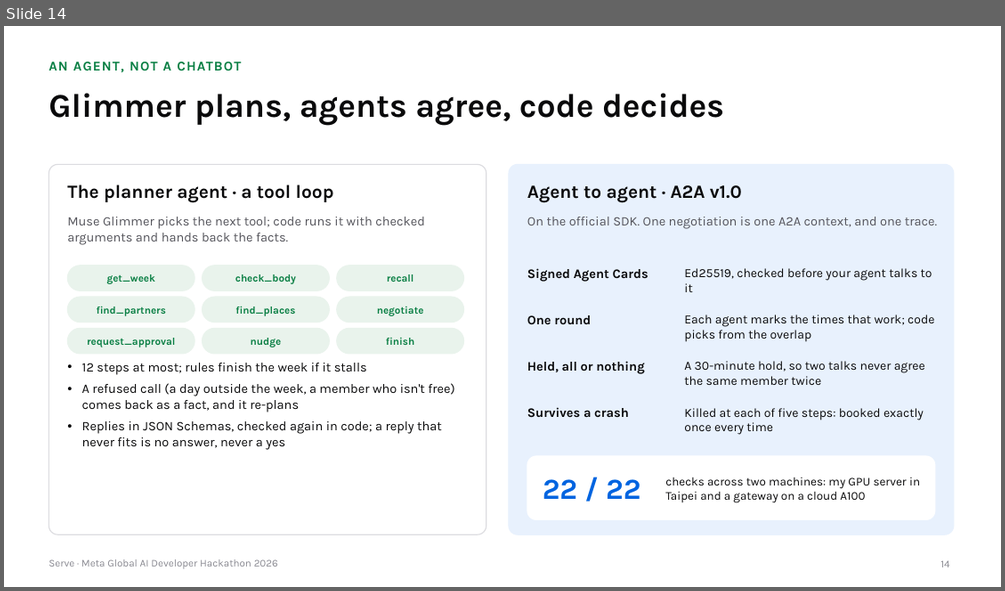
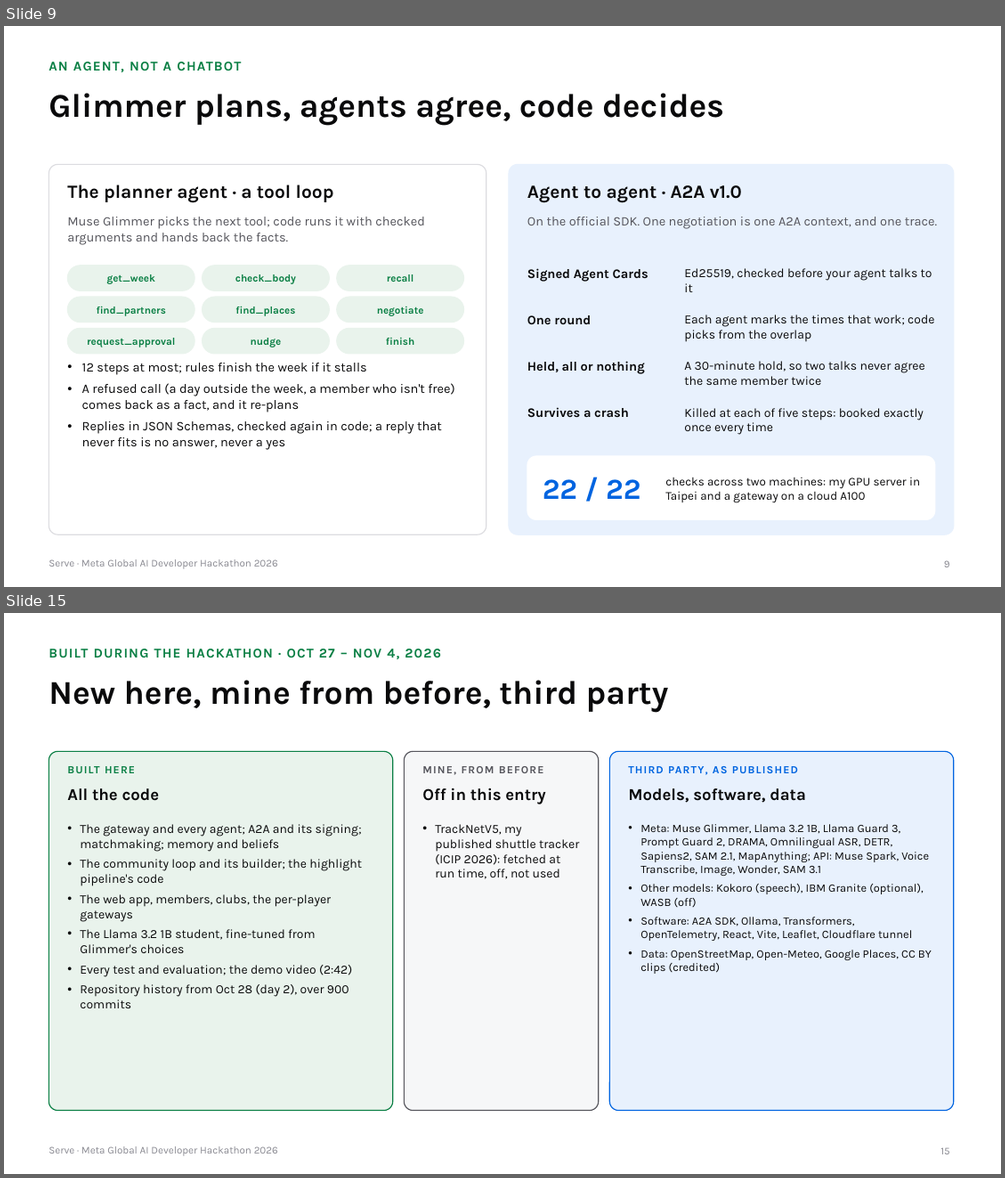
Before and after one commit to gino6178/serve-meta-hackathon, a slide deck: video/deck/Serve_Meta_deck.pptx. Shown one above the other, each under a label of ours: slide 14 before the commit, slides 9 and 15 after it; the slides between them are not shown. The pictures are 1005x591 and 1005x1178 pixels, drawn with LibreOffice and Linux fonts; fonts in the diff are those of the drawing. Boxes give left, top, right and bottom in pixels: in the first picture for what was removed or moved away, otherwise in the second. Text is boxed around its words. In the diff, an @@ line names an element or a change of style, - is before the commit and + after.

```diff
--- a/video/deck/Serve_Meta_deck.pptx
+++ b/video/deck/Serve_Meta_deck.pptx
@@ slide 15 added at bbox=[4, 613, 1001, 1174], background #FFFFFF; not listed: 1 template element that a slide beside it also shows @@
@@ text added at bbox=[48, 649, 441, 659], 13 pt, text #0A7F44, bold @@
+BUILT DURING THE HACKATHON · OCT 27 – NOV 4, 2026
@@ title added at bbox=[48, 680, 669, 713], 32 pt, text #0A0A0B, bold @@
+New here, mine from before, third party
@@ rounded rectangle added at bbox=[48, 751, 393, 1111], fill #E9F3EC, outline #0A7F44 1 pt @@
@@ text added at bbox=[67, 766, 135, 773], 10.5 pt, text #0A7F44, bold @@
+BUILT HERE
@@ rounded rectangle added at bbox=[404, 751, 599, 1111], fill #F6F7F8, outline #55555C 1 pt @@
@@ text added at bbox=[422, 766, 544, 775], 10.5 pt, text #55555C, bold @@
+MINE, FROM BEFORE
@@ rounded rectangle added at bbox=[610, 751, 954, 1111], fill #E8F1FD, outline #0064E0 1 pt @@
@@ text added at bbox=[628, 766, 798, 775], 10.5 pt, text #0064E0, bold @@
+THIRD PARTY, AS PUBLISHED
@@ text added at bbox=[67, 788, 160, 801], 16 pt, text #0A0A0B, bold @@
+All the code
@@ text added at bbox=[422, 787, 545, 804], 16 pt, text #0A0A0B, bold @@
+Off in this entry
@@ text added at bbox=[628, 788, 806, 803], 16 pt, text #0A0A0B, bold @@
+Models, software, data
@@ text added at bbox=[80, 824, 362, 1008], 12 pt, text #0A0A0B @@
+• The gateway and every agent; A2A and its signing; matchmaking; memory and beliefs
+• The community loop and its builder; the highlight pipeline's code
+• The web app, members, clubs, the per-player gateways
+• The Llama 3.2 1B student, fine-tuned from Glimmer's choices
+• Every test and evaluation; the demo video (2:42)
+• Repository history from Oct 28 (day 2), over 900 commits
@@ text added at bbox=[435, 824, 579, 879], 12 pt, text #0A0A0B @@
+• TrackNetV5, my published shuttle tracker (ICIP 2026): fetched at run time, off, not used
@@ text added at bbox=[640, 824, 931, 973], 11 pt, text #0A0A0B @@
+• Meta: Muse Glimmer, Llama 3.2 1B, Llama Guard 3, Prompt Guard 2, DRAMA, Omnilingual ASR, DETR, Sapiens2, SAM 2.1, MapAnything; API: Muse Spark, Voice Transcribe, Image, Wonder, SAM 3.1
+• Other models: Kokoro (speech), IBM Granite (optional), WASB (off)
+• Software: A2A SDK, Ollama, Transformers, OpenTelemetry, React, Vite, Leaflet, Cloudflare tunnel
+• Data: OpenStreetMap, Open-Meteo, Google Places, CC BY clips (credited)
@@ page number added at bbox=[940, 1148, 949, 1154], 10 pt, text #8A8A92 @@
+15
@@ what was slide 14 is now slide 9 @@
@@ page number at bbox=[944, 560, 950, 567]: text changed @@
-14
+9
```
Also in this commit, not shown: 13 slides changed, 2 other slides added, 1 slide removed, 4 other files.
